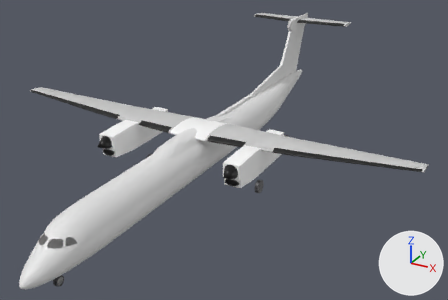
The Blender file Q400/Q400.blend as it was, and as the next commit left it.
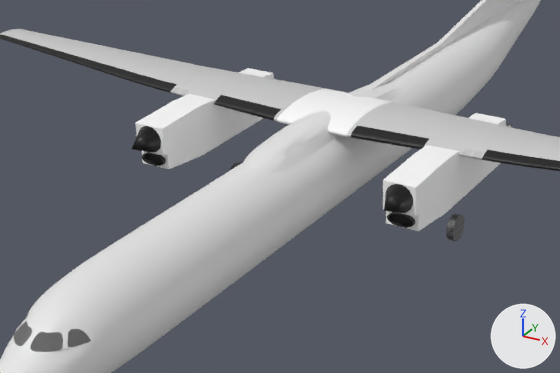
There are two pictures of each version: one whole from a camera (50 mm lens) standing at (12.94, -22.02, 11.36) and looking at (0.88, -0.1, 0.4), one close up on the part from 7% to 69% of the width and 24% to 86% of the height. The lights are fixed; the arrows at lower right show +X, +Y and +Z.

Script lines for the objects in view, before the commit:
```python
ob_engine = bpy.data.objects.new('Engine', me_cube)
ob_engine.location = (0.0, -1.02, 1.61)
ob_engine.scale = (0.35, 1.0, 1.0)
ob_engine_cone = bpy.data.objects.new('Engine Cone', me_cone)
ob_engine_cone.location = (0.0, -1.27, 1.86)
ob_engine_cone.rotation_euler = (1.571, 0.0, 0.0)  # degrees (90, 0, 0)
ob_engine_cone.scale = (0.3, 0.3, 0.3)
ob_wings = bpy.data.objects.new('Wings', me_cylinder_001)
ob_wings.location = (0.0, -0.37, 1.58)
ob_wings.rotation_euler = (1.571, 0.0, 1.571)  # degrees (90, 0, 90)
ob_wings.scale = (1.0, 0.224, 1.0)
# also in view: 'Outer Fuselage' at (0.03, -0.24, 0.59); 'Cube' at (0.0, 5.52, 2.46); 'Cylinder.003' at (0.0, -0.49, -0.74)
```
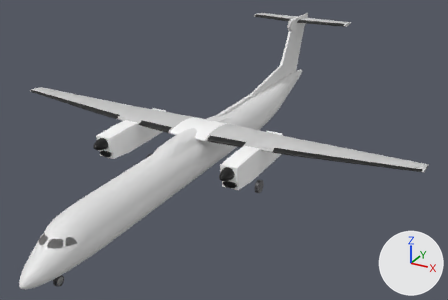
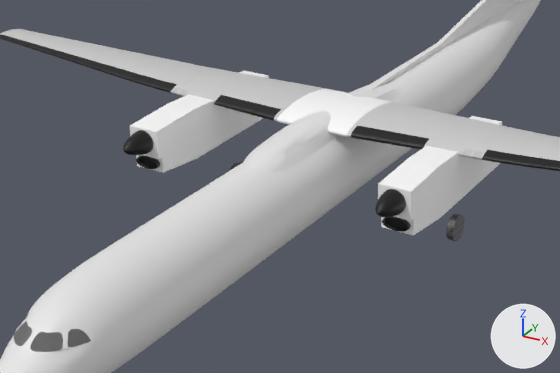
Location of each change, (x1, y1, x2, y2) in pixels of the close-ups (560 x 373 px):
'Engine', moved: before (135, 68, 513, 231); after (130, 71, 502, 235)
'Engine Cone', reshaped, modifiers changed: before (132, 126, 413, 213); after (123, 130, 406, 217)
part 1 of me_cone, built on: before (132, 126, 413, 213); after (123, 130, 406, 217)

Edits to the bpy script that builds the scene:
```text
Change me_cone:
    used by ob_engine_cone; location = (0.0, -1.27, 1.86); rotation_euler = (1.571, 0.0, 0.0), in degrees (90, 0, 0); scale = (0.3, 0.3, 0.3)
    remove me_cone.from_pydata(...)  # 33 vertices, 33 faces; spans x -10.89..-8.89, y -3.27..-1.27, z 6.86..8.86
    add me_cone.from_pydata(...)  # 256 vertices, 226 faces; spans x -10.78..-8.98, y -3.09..-1.29, z 7.45..9.59
    me_cone part 1: the whole mesh is rebuilt
    me_cone part 2: the surface is now shaded flat
Change ob_engine:
    ob_engine.location: (0.0, -1.02, 1.61) -> (0.0, -1.21, 1.61)
Change ob_engine_cone:
    add _m = ob_engine_cone.modifiers.new('Subdivision', 'SUBSURF')
    add _m.levels = 3
```
